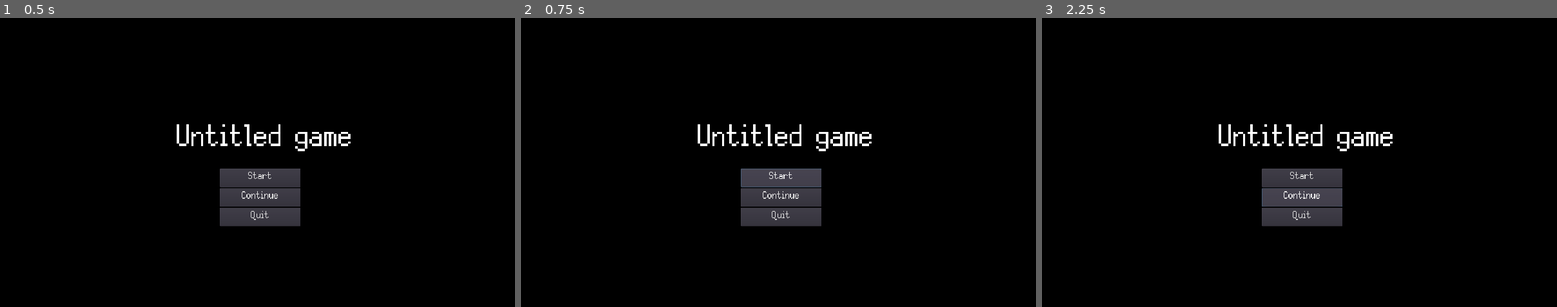
Above: before the commit, frames 1-3 (left to right).
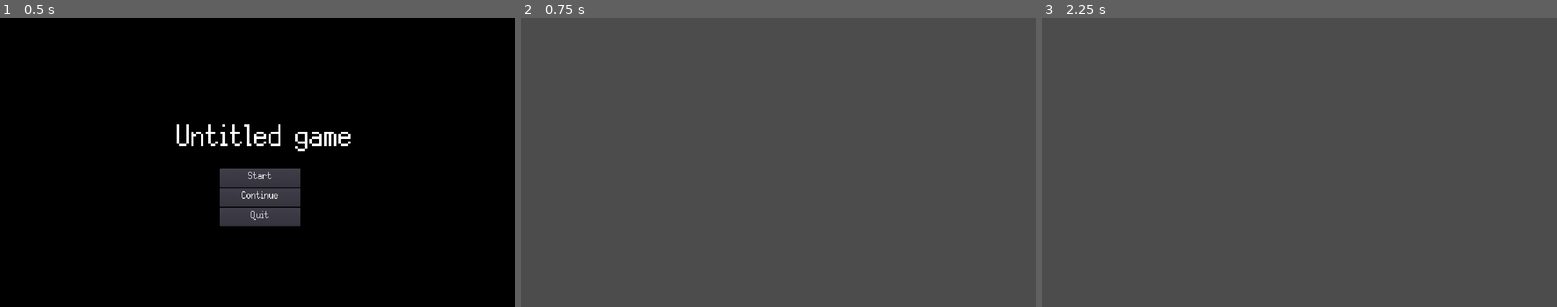
Above: after the commit, the same moments.

Repository: colinbellino/ai-and-games-2022
Game: Godot game, scene res://media/scenes/main.tscn
Two runs of this game, one before a commit and one after it. Both use one fixed random seed, a clock stepped at 60 frames per second and the inputs below.
Inputs (mouse positions are in pixels of both pictures, inside the frame that each line leads up to):
- Up to frame 1 (0.5 s): no input
- Up to frame 2 (0.75 s): click "Start" at 0.5 s
- Up to frame 3 (2.25 s): click (1304, 176) at 1.25 s, where only the run before the commit has a clickable "Start"; click (1304, 197) at 2 s, where only the run before the commit has a clickable "Continue"

Frame 1 is identical in both runs. In frame 2, 97% of the frame differs, in the area x 0-100%, y 0-100%; in frame 3, 97%.

Commit message:
Connect title buttons to something

Diff:
--- a/media/scenes/main.tscn
+++ b/media/scenes/main.tscn
@@ -38,12 +38,14 @@
 margin_bottom = 778.0
 
 [node name="Start" type="Button" parent="Title/Menu"]
+unique_name_in_owner = true
 margin_right = 300.0
 margin_bottom = 69.0
 theme = ExtResource( 3 )
 text = "Start"
 
 [node name="Continue" type="Button" parent="Title/Menu"]
+unique_name_in_owner = true
 margin_top = 73.0
 margin_right = 300.0
 margin_bottom = 142.0
@@ -51,6 +53,7 @@
 text = "Continue"
 
 [node name="Quit" type="Button" parent="Title/Menu"]
+unique_name_in_owner = true
 margin_top = 146.0
 margin_right = 300.0
 margin_bottom = 215.0
--- a/project.godot
+++ b/project.godot
@@ -40,6 +40,10 @@
 window/size/width=1920
 window/size/height=1080
 
+[global]
+
+line=false
+
 [gui]
 
 common/drop_mouse_on_gui_input_disabled=true
--- a/src/Game.gd
+++ b/src/Game.gd
@@ -1,12 +1,32 @@
 class_name Game extends Node
 
 func _ready():
+    # Init stuff here
+    Globals.title_ui = get_node("%Title")
+
+    # Connect the UI
+    var _result = Globals.title_ui.button_start.connect("pressed", self, "button_start_pressed")
+    _result = Globals.title_ui.button_continue.connect("pressed", self, "button_continue_pressed")
+    _result = Globals.title_ui.button_quit.connect("pressed", self, "button_quit_pressed")
+
+    # Start the title
     Globals.title_ui.open()
 
 func _process(_delta: float):
     if Input.is_action_just_released("ui_cancel"):
         quit_game()
 
+func button_start_pressed() -> void:
+    print("[GAME] button_start_pressed")
+    Globals.title_ui.close()
+
+func button_continue_pressed() -> void:
+    print("[GAME] button_start_pressed")
+    Globals.title_ui.close()
+
 func quit_game() -> void:
-    print("[Game] Quitting...")
+    print("[GAME] Quitting...")
     get_tree().quit()
+
+func button_quit_pressed() -> void:
+    quit_game()
--- a/src/Globals.gd
+++ b/src/Globals.gd
@@ -11,4 +11,4 @@
 }
 
 # Nodes
-onready var title_ui : TitleUI = get_node("/root/Game/Title")
+onready var title_ui : TitleUI
--- a/src/TitleUI.gd
+++ b/src/TitleUI.gd
@@ -1,4 +1,13 @@
 class_name TitleUI extends CanvasLayer
+
+var button_start: Button
+var button_continue: Button
+var button_quit: Button
+
+func _ready() -> void:
+    button_start = get_node("%Start")
+    button_continue = get_node("%Continue")
+    button_quit = get_node("%Quit")
 
 func open() -> void:
     visible = true
